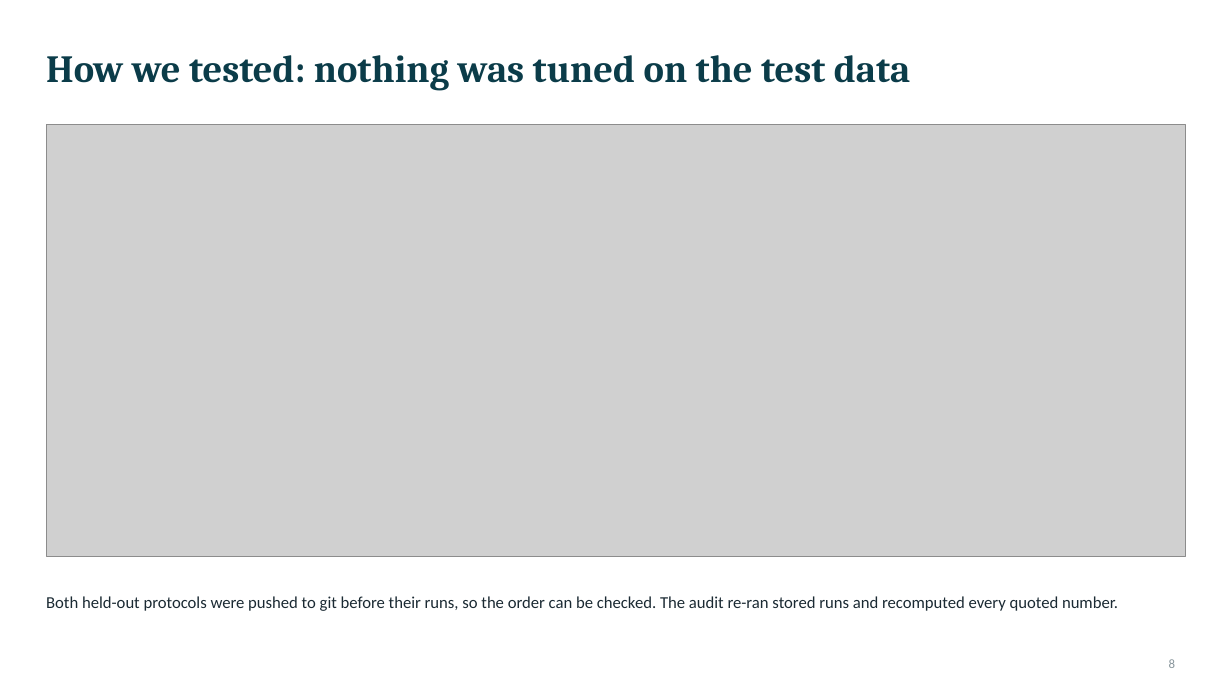
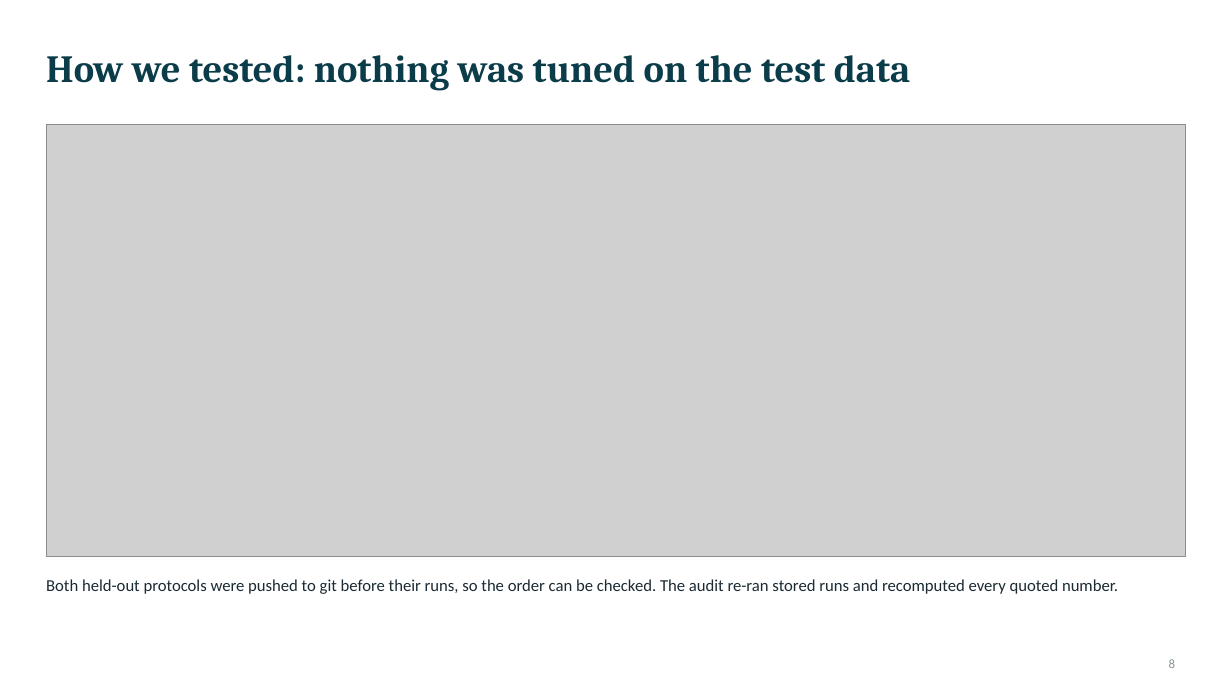
Before and after one commit to Amritha902/water_resource, a slide deck: slide 8 of docs/Paper1_Architecture_Deck.pptx. Drawn at 1232x693 pixels with LibreOffice and Linux fonts; fonts in the diff are those of the drawing; grey boxes stand for pictures. Boxes give left, top, right and bottom in pixels: in the first picture for what was removed or moved away, otherwise in the second. Text is boxed around its words. In the diff, an @@ line names an element or a change of style, - is before the commit and + after.

```diff
--- a/docs/Paper1_Architecture_Deck.pptx
+++ b/docs/Paper1_Architecture_Deck.pptx
@@ text "Both held-out protocols were pushed ..." moved from (x1=46, y1=596, x2=1118, y2=611) to (x1=46, y1=579, x2=1118, y2=594) @@
```
Also in this commit, not shown: 6 other slides changed, 1 slide added, 1 slide removed, 16 other files.
